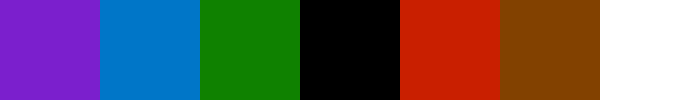
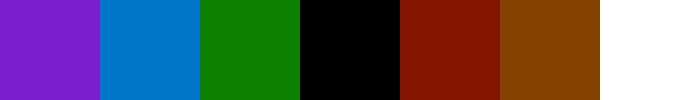
Before/after of a w=700, h=100 layered artwork. What changed in the layer stack:
painted on "Background" over [400, 0, 500, 100]
